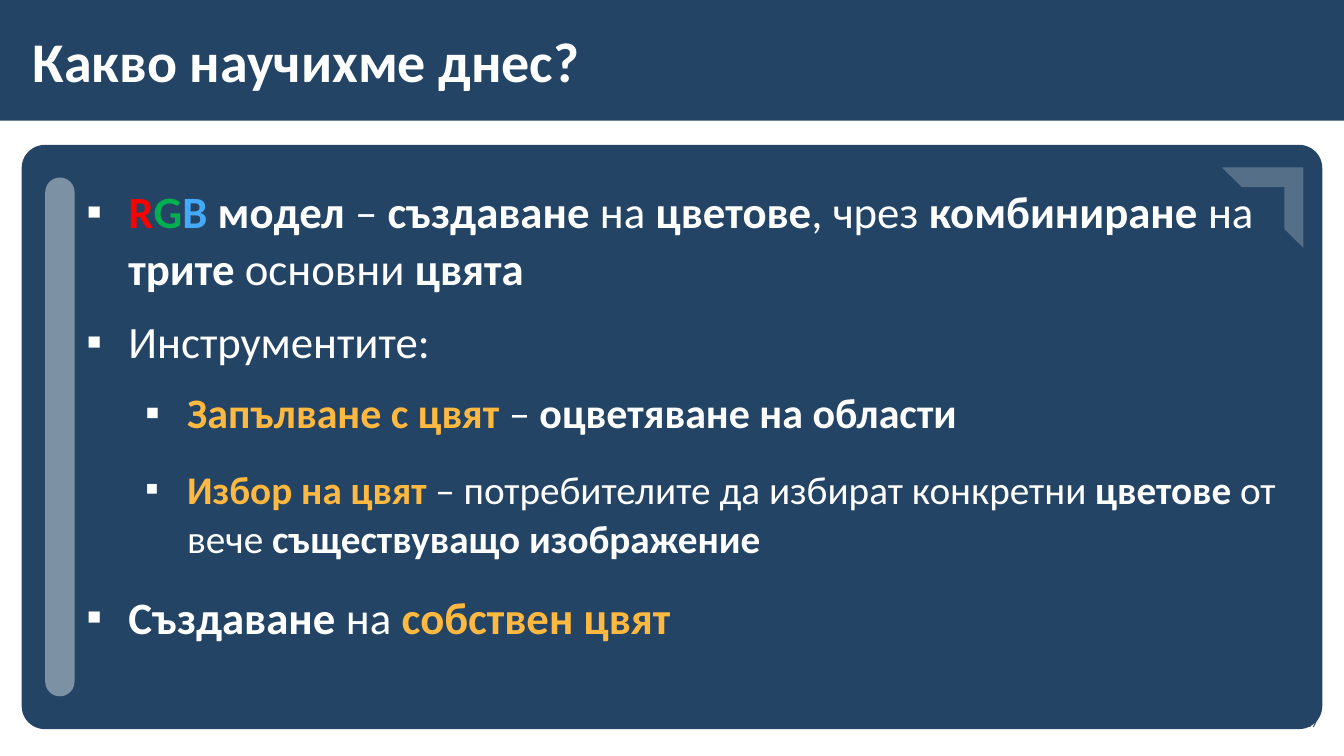
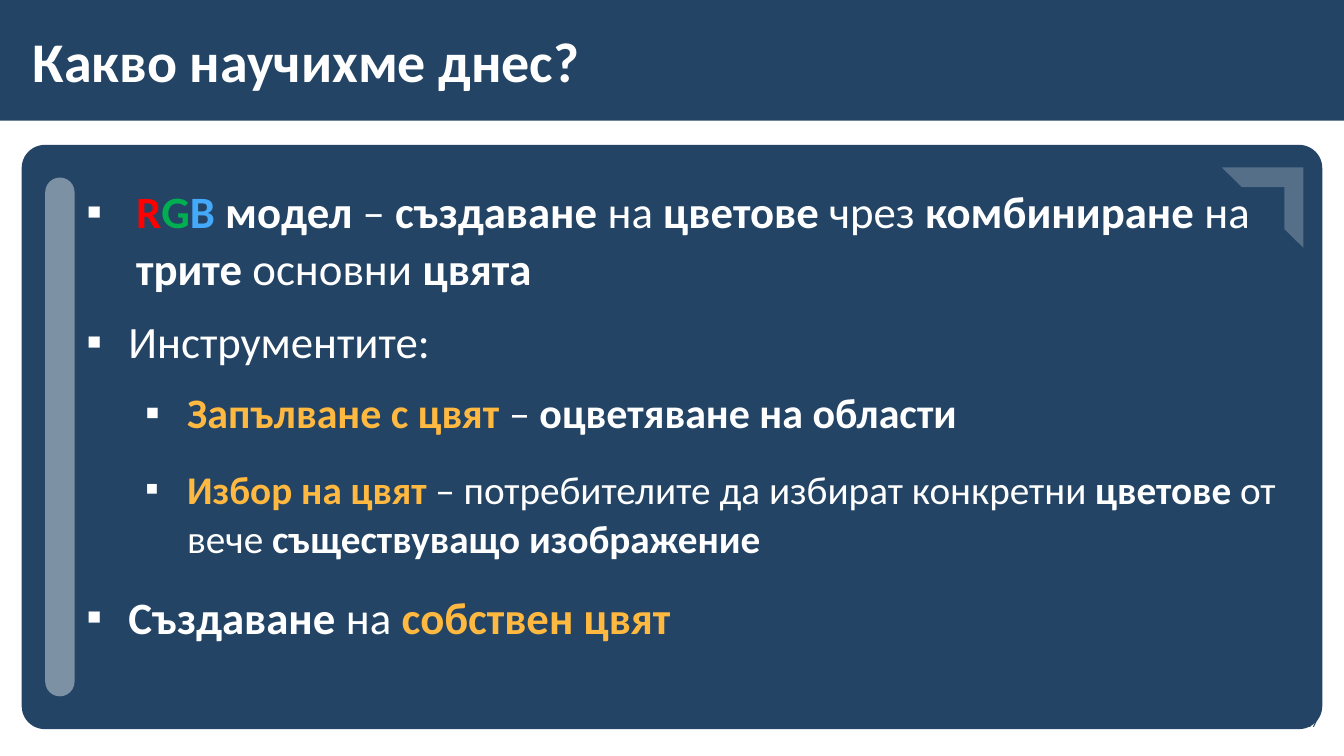
Before and after one commit to BG-IT-Edu/School-Programming, a slide deck: slide 17 of Courses/Computer-Modeling-and-IT/Computer-Modeling-and-IT-5-Class/12-Colour-Palettes/12-Colour-Palettes.pptx. Drawn at 1344x756 pixels with LibreOffice and Linux fonts; fonts in the diff are those of the drawing; background and template pictures are left out. Boxes give left, top, right and bottom in pixels: in the first picture for what was removed or moved away, otherwise in the second. Text is boxed around its words. In the diff, an @@ line names an element or a change of style, - is before the commit and + after.

```diff
--- a/Courses/Computer-Modeling-and-IT/Computer-Modeling-and-IT-5-Class/12-Colour-Palettes/12-Colour-Palettes.pptx
+++ b/Courses/Computer-Modeling-and-IT/Computer-Modeling-and-IT-5-Class/12-Colour-Palettes/12-Colour-Palettes.pptx
@@ text at bbox=[136, 197, 1249, 293]: text changed @@
-▪ RGB модел – създаване на цветове, чрез комбиниране на трите основни цвята
+▪ RGB модел – създаване на цветове чрез комбиниране на трите основни цвята
```
Also in this commit, not shown: 5 other slides changed.
